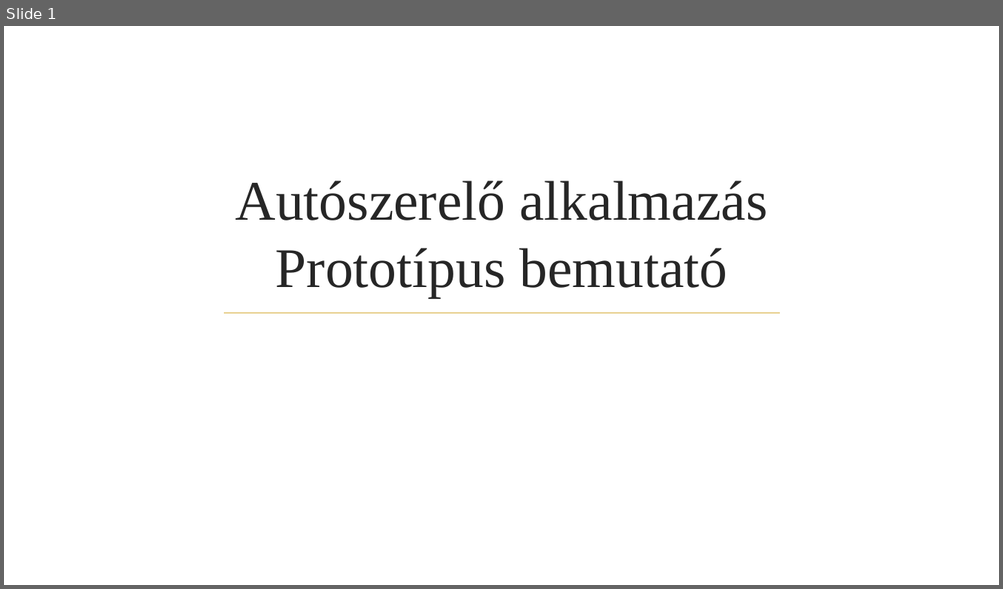
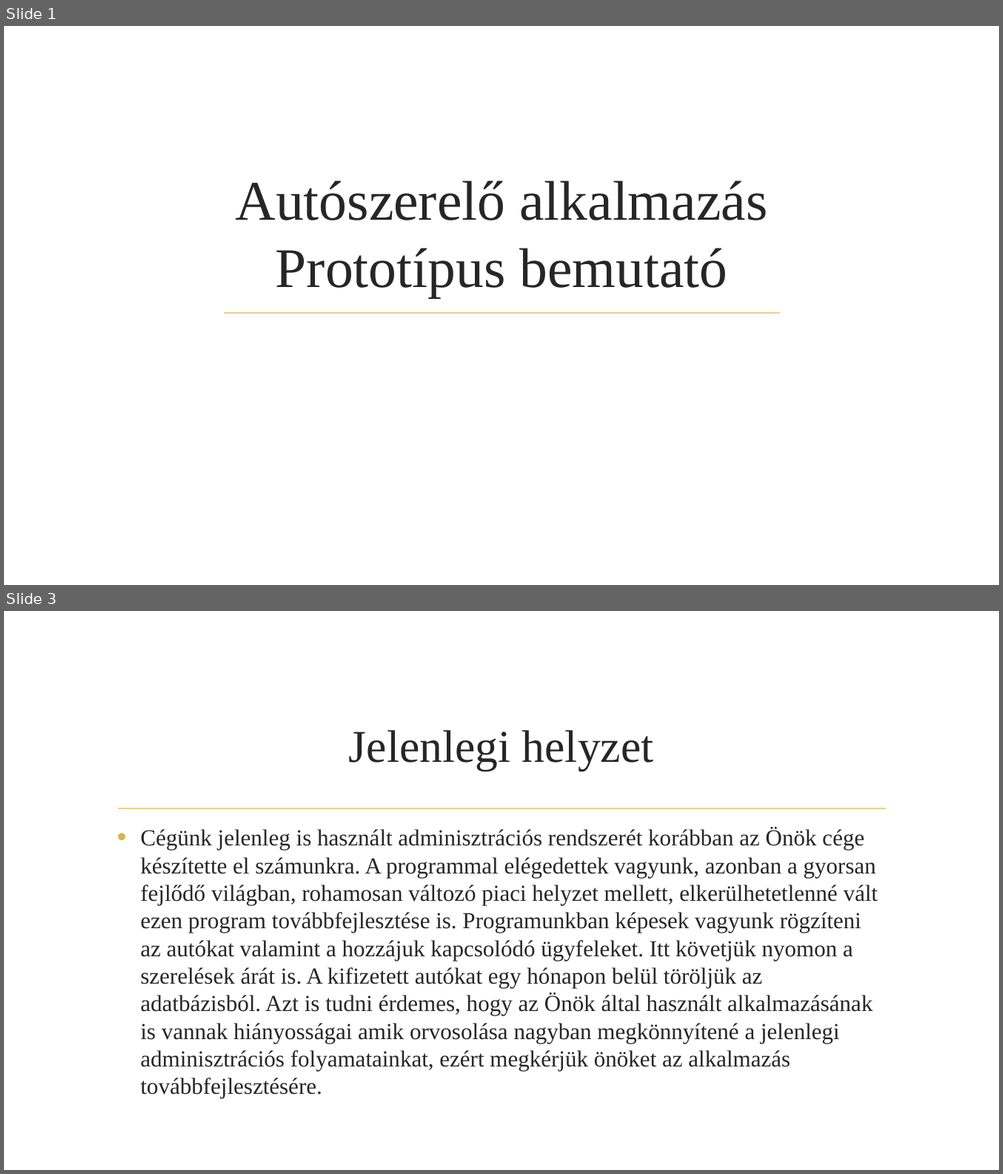
Before and after one commit to BenyBalazs/NagyProjekt, a slide deck: Autószerelő alkalmazás.pptx. Shown one above the other, each under a label of ours: slide 1 before the commit, slides 1 and 3 after it; the slides between them are not shown. The pictures are 1003x589 and 1003x1174 pixels, drawn with LibreOffice and Linux fonts; fonts in the diff are those of the drawing; background and template pictures are left out. Boxes give left, top, right and bottom in pixels: in the first picture for what was removed or moved away, otherwise in the second. Text is boxed around its words. In the diff, an @@ line names an element or a change of style, - is before the commit and + after.

Commit message:
Jel. helyzet c. dia feltöltése GitHub-ra

```diff
--- a/Autószerelő alkalmazás.pptx
+++ b/Autószerelő alkalmazás.pptx
@@ slide 3 added at (4, 611, 999, 1170), background picture (left out) @@
@@ title added at (349, 730, 654, 771), 44 pt, text #262626 @@
+Jelenlegi helyzet
@@ line added from (118, 809) to (885, 809), #E8D191 1.25 pt @@
@@ text added at (140, 828, 878, 1099), 22.2 pt, text #262626 @@
+• Cégünk jelenleg is használt adminisztrációs rendszerét korábban az Önök cége készítette el számunkra. A programmal elégedettek vagyunk, azonban a gyorsan fejlődő világban, rohamosan változó piaci helyzet mellett, elkerülhetetlenné vált ezen program továbbfejlesztése is. Programunkban képesek vagyunk rögzíteni az autókat valamint a hozzájuk kapcsolódó ügyfeleket. Itt követjük nyomon a szerelések árát is. A kifizetett autókat egy hónapon belül töröljük az adatbázisból. Azt is tudni érdemes, hogy az Önök által használt alkalmazásának is vannak hiányosságai amik orvosolása nagyban megkönnyítené a jelenlegi adminisztrációs folyamatainkat, ezért megkérjük önöket az alkalmazás továbbfejlesztésére.
```
Also in this commit, not shown: 1 slide changed.
